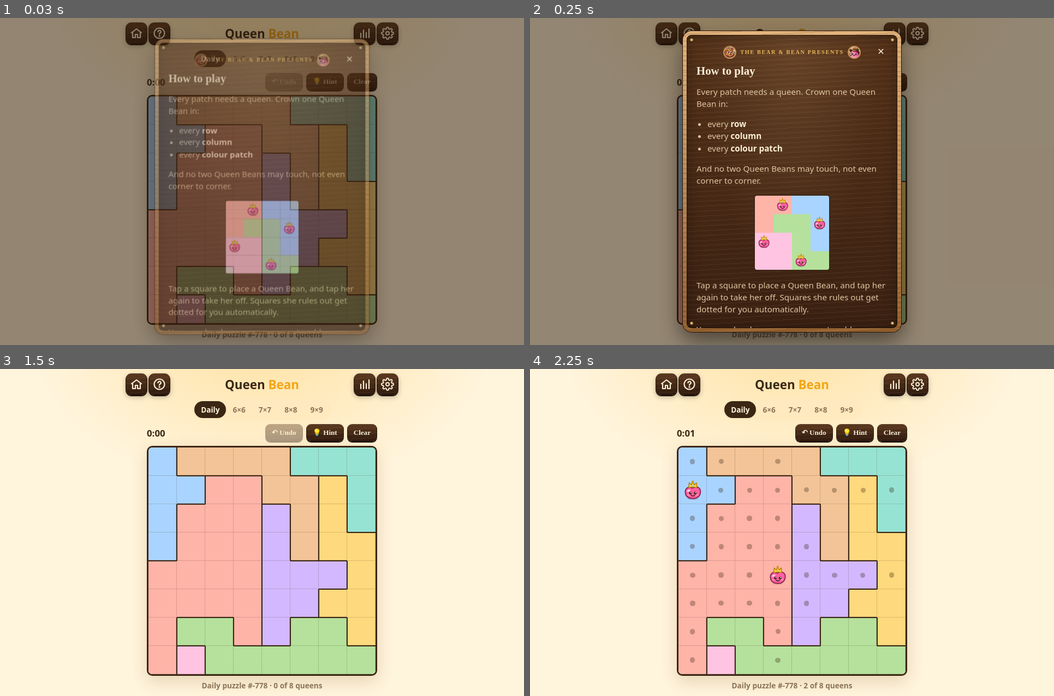
Above: before the commit, frames 1-4 (two rows, left to right).
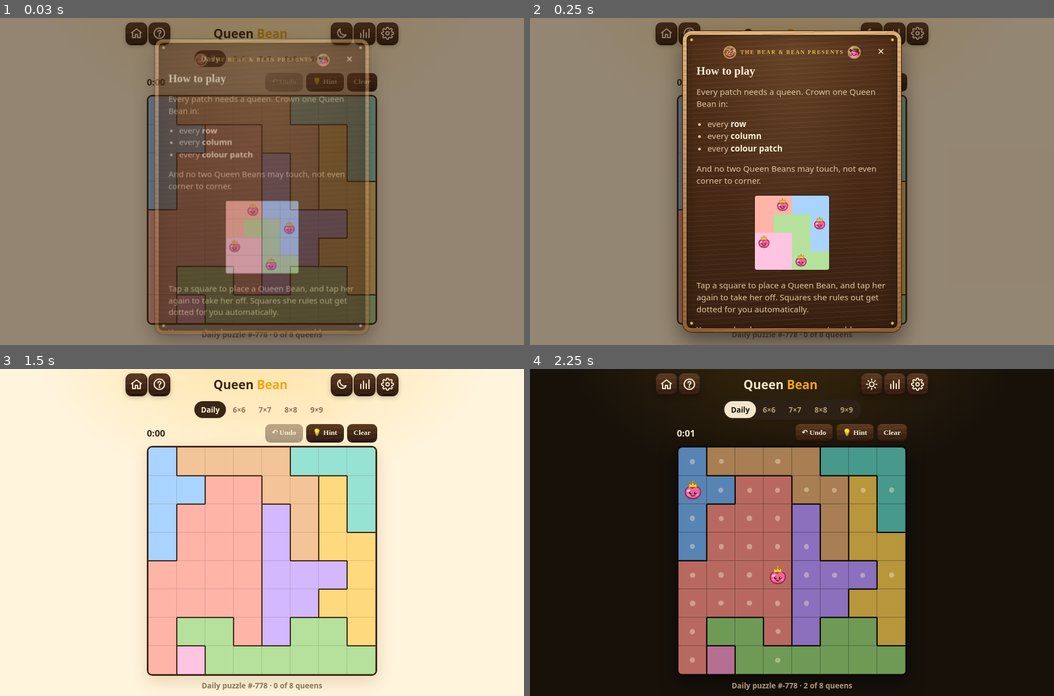
Above: after the commit, the same moments.

Repository: Crunchy000/Games
Game: browser game, page queen-bean/index.html
Two runs of this game, one before a commit and one after it. Both use one fixed random seed, a clock stepped at 60 frames per second and the inputs below.
Inputs (mouse positions are in pixels of both pictures, inside the frame that each line leads up to):
- Up to frame 1 (0.03 s): no input
- Up to frame 2 (0.25 s): no input
- Up to frame 3 (1.5 s): click (262, 532) at 0.27 s; click (262, 565) at 1.07 s; click "✕" at 1.27 s
- Up to frame 4 (2.25 s): click (687, 499) at 1.67 s; click (776, 575) at 1.87 s; click (870, 385) at 2.02 s, where only the run after the commit has a clickable "Dark mode"

The runs differ from the first frame. In frame 1, 0.5% of the frame differs, in the area x 40-68%, y 1-9%; in frame 2, 0.1%; in frame 3, 0.6%; in frame 4, 97%, in the area x 0-100%, y 0-100%.

Commit message:
Queen Bean: dark mode
Candle-lit dark palette with deeper patch colours and light dots. Follows
the phone's setting until you pick one with the sun/moon button; the
choice is remembered.

Co-Authored-By: Claude Opus 5.5 <noreply@anthropic.com>
Claude-Session: https://claude.ai/code/session_01QT458vya8LPEwXB5x7RvTJ

Diff:
--- a/queen-bean/index.html
+++ b/queen-bean/index.html
@@ -19,10 +19,15 @@
   * { box-sizing:border-box; -webkit-tap-highlight-color:transparent; }
   html, body { margin:0; height:100%; background:var(--bg); color:var(--ink); font-family:system-ui,-apple-system,"Segoe UI",Roboto,sans-serif; overflow:hidden; overscroll-behavior:none; user-select:none; -webkit-user-select:none; }
   body { background:radial-gradient(600px 400px at 50% -10%, #ffe2a3, transparent 70%), var(--bg); }
+  /* dark mode: a candle-lit evening, with the colour patches turned down */
+  body.dark { --bg:#17110a; --ink:#f3e6cc; --muted:#b39b78; --panel:#2c2114; --line:rgba(0,0,0,.35); --thick:#0d0804; --accent:#f2a516;
+    background:radial-gradient(600px 400px at 50% -10%, rgba(242,165,22,.16), transparent 70%), var(--bg); }
+  body.dark #board { box-shadow:0 10px 30px rgba(0,0,0,.5); }
+  body.dark .cell .dot { background:rgba(255,240,215,.75); } body.dark .cell .dot.auto { background:rgba(255,240,215,.38); }
   #app { height:var(--app-h, 100dvh); display:flex; flex-direction:column; align-items:center; max-width:520px; margin:0 auto; padding:0 10px; }
   header { width:100%; display:grid; grid-template-columns:auto 1fr auto; align-items:center; padding:8px 0 4px; flex:none; }
   header .grp { display:flex; gap:2px; }
-  header h1 { margin:0; text-align:center; font-size:1.4rem; font-weight:900; white-space:nowrap; }
+  header h1 { margin:0; text-align:center; font-size:clamp(1.1rem, 5.6vw, 1.4rem); font-weight:900; white-space:nowrap; }
   header h1 span { color:var(--accent); }
   .ib { width:40px; height:40px; border:0; border-radius:12px; background:transparent; color:var(--ink); display:grid; place-items:center; cursor:pointer; padding:0; font:inherit; }
   .ib:active { background:var(--panel); }
@@ -172,6 +177,7 @@
     </div>
     <h1>Queen <span>Bean</span></h1>
     <div class="grp">
+      <button class="ib pk-home" id="bTheme" aria-label="Dark mode"></button>
       <button class="ib pk-home" id="bStats" aria-label="Statistics"><svg viewBox="0 0 24 24" fill="none" stroke="currentColor" stroke-width="2.2" stroke-linecap="round"><path d="M5 20V12M10 20V6M15 20v-9M20 20V4"/></svg></button>
       <button class="ib pk-home" id="bSet" aria-label="Settings"><svg viewBox="0 0 24 24" fill="none" stroke="currentCo …(670 unchanged characters)…
     </div>
@@ -226,7 +232,9 @@
 'use strict';
 const $ = id => document.getElementById(id);
 const DEBUG = /[?&]debug\b/.test(location.search);
-const COLS = ['#ffb4a8', '#ffd97d', '#b5e19c', '#a9d4ff', '#d3b8ff', '#ffc4e1', '#97e3d3', '#f3c497', '#cfd5de'];
+const COLS_LIGHT = ['#ffb4a8', '#ffd97d', '#b5e19c', '#a9d4ff', '#d3b8ff', '#ffc4e1', '#97e3d3', '#f3c497', '#cfd5de'];
+const COLS_DARK = ['#b8695f', '#b8963c', '#6f9a56', '#5884b3', '#8a70bd', '#b56f92', '#479a8b', '#a87e52', '#7c8594'];
+let COLS = COLS_LIGHT;
 
 /* ---------- puzzle generator: queens first, patches grown round them, then nudged until the answer is unique ---------- */
 function rng32(seed) { let s = seed >>> 0; return () => { s = s + 0x6D2B79F5 | 0; let t = Math.imul(s ^ s >>> 15, 1 | s); t = t + Math.imul(t ^ t >>> 7, 61 | t) ^ t; return ((t ^ t >>> 14) >>> 0) / 4294967296; }; }
@@ -300,9 +308,26 @@
 /* ---------- state ---------- */
 const DAY0 = new Date(2026, 0, 1);
 const dayIndex = () => { const d = new Date(); return Math.round((new Date(d.getFullYear(), d.getMonth(), d.getDate()) - DAY0) / 864e5); };
-let S = { mode: 'daily', games: {}, auto: false, clash: true, muted: false, seenHelp: false, stats: { solved: 0, streak: 0, bestStreak: 0, lastDaily: -1, best: {} } };
+let S = { theme: null, mode: 'daily', games: {}, auto: false, clash: true, muted: false, seenHelp: false, stats: { solved: 0, streak: 0, bestStreak: 0, lastDaily: -1, best: {} } };
 try { const s = JSON.parse(localStorage.getItem('royaljelly') || 'null'); if (s) S = Object.assign(S, s, { stats: Object.assign(S.stats, s.stats || {}) }); } catch (e) {}
 const save = () => { try { localStorage.setItem('royaljelly', JSON.stringify(S)); } catch (e) {} };
+
+/* ---------- theme: follows the phone's setting until you pick one ---------- */
+const sysDark = window.matchMedia ? matchMedia('(prefers-color-scheme: dark)') : null;
+const isDark = () => S.theme ? S.theme === 'dark' : !!(sysDark && sysDark.matches);
+function applyTheme() {
+  document.body.classList.toggle('dark', isDark());
+  COLS = isDark() ? COLS_DARK : COLS_LIGHT;
+  document.querySelector('meta[name=theme-color]').setAttribute('content', isDark() ? '#17110a' : '#fff4dc');
+  const b = document.getElementById('bTheme');
+  b.setAttribute('aria-label', isDark() ? 'Light mode' : 'Dark mode');
+  b.innerHTML = isDark() ? '<svg viewBox="0 0 24 24" fill="none" stroke="currentColor" stroke-width="2.1" stroke-linecap="round"><circle cx="12" cy="12" r="4.2"/><path d="M12 2.5v2M12 19.5v2M2.5 12h2M19.5 12h2M5.3 5.3l1.4 1.4M17.3 17.3l1.4 1.4M5.3 18.7l1.4-1.4M17.3 6.7l1.4-1.4"/></svg>'
+                         : '<svg viewBox="0 0 24 24" fill="none" stroke="currentColor" stroke-width="2.1" stroke-linecap="round" stroke-linejoin="round"><path d="M20 14.5A8 8 0 0 1 9.5 4a8 8 0 1 0 10.5 10.5z"/></svg>';
+  // repaint the patches in the new palette
+  if (P) { const cells = document.querySelectorAll('#board .cell'); cells.forEach((d, i) => { d.style.background = COLS[P.reg[i]]; }); }
+  document.querySelectorAll('#exGrid div').forEach(d => { if (d.dataset.g) d.style.background = COLS[+d.dataset.g]; });
+}
+if (sysDark && sysDark.addEventListener) sysDark.addEventListener('change', () => { if (!S.theme) applyTheme(); });
 
 let P = null, G = null, hist = [], hintCell = -1, timerT = 0;
 function load(mode) {
@@ -491,7 +516,7 @@
   const nb = t.closest('[data-new]'); if (nb) { $('ovWin').classList.remove('show'); const m = nb.dataset.new; delete S.games[m]; load(m); }
 });
 // a little example for the help card
-(() => { const ex = $('exGrid'), reg = [0, 0, 1, 1, 0, 2, 2, …(75 unchanged characters)… st d = document.createElement('div'); d.style.background = COLS[[0, 3, 2, 5][g]] …(68 unchanged characters)…
+(() => { const ex = $('exGrid'), reg = [0, 0, 1, 1, 0, 2, 2, …(75 unchanged characters)… st d = document.createElement('div'); d.dataset.g = [0, 3, 2, 5][g]; d.style.background = COLS[[0, 3, 2, 5][g]] …(68 unchanged characters)…
 
 setInterval(() => { if (G && !G.done && document.visibilityState === 'visible' && !document.querySelector('.ov.show')) { G.time += 1; tickTime(); if (G.time % 5 === 0) save(); } }, 1000);
 
@@ -512,6 +537,7 @@
 }
 
 if (DEBUG) window.__rj = { get P() { return P; }, get G() { return G; }, setCells, hint, load, generate, solutions, analyse };
+applyTheme(); $('bTheme').onclick = () => { S.theme = isDark() ? 'light' : 'dark'; save(); applyTheme(); };
 load(S.mode);
 if (!S.seenHelp) open('ovHelp');
 })();
--- a/sw.js
+++ b/sw.js
@@ -2,7 +2,7 @@
    - install: download every page and icon in one go (the install only succeeds if all of them were saved)
    - fetch: answer from the saved copy straight away, then quietly refresh it in the background
    - activate: delete the copies saved by older versions */
-const VERSION = 'games-23bac0b18824';
+const VERSION = 'games-6a774f8329d5';
 const FILES = [
   './',
   './manifest.webmanifest',
